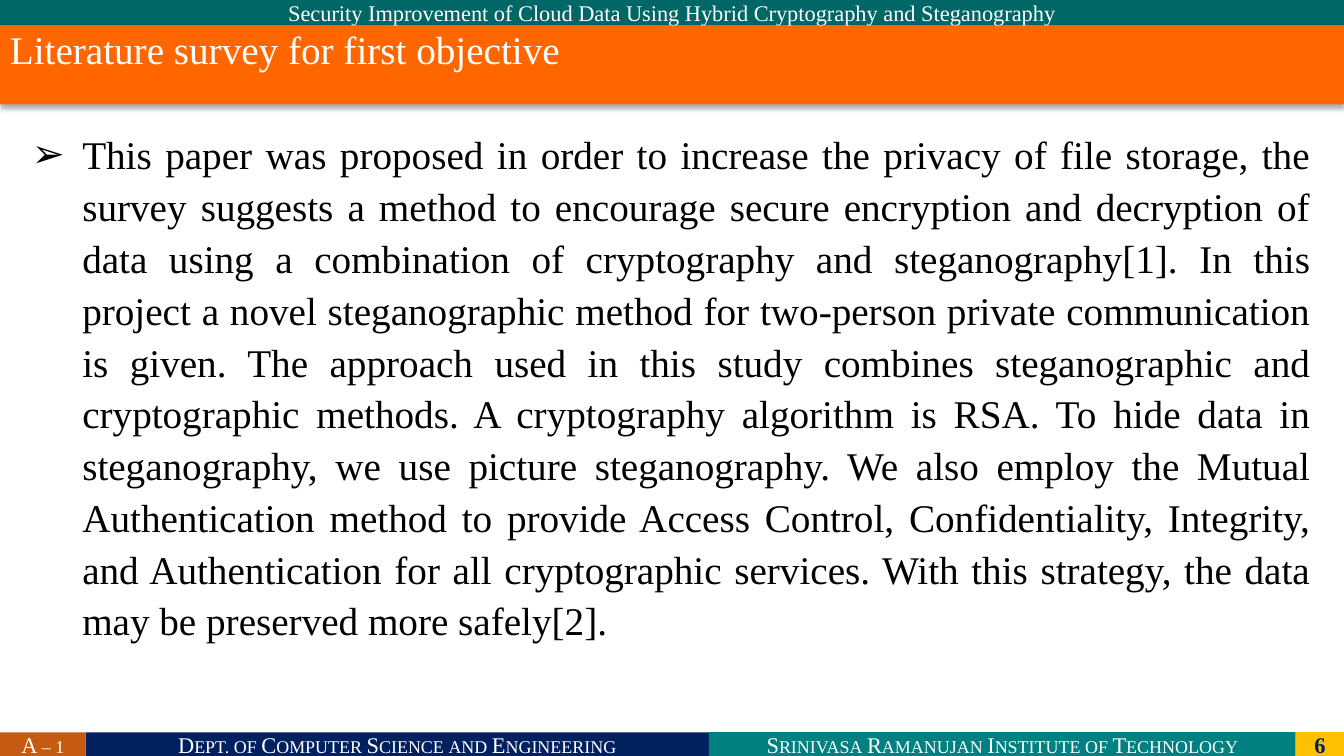
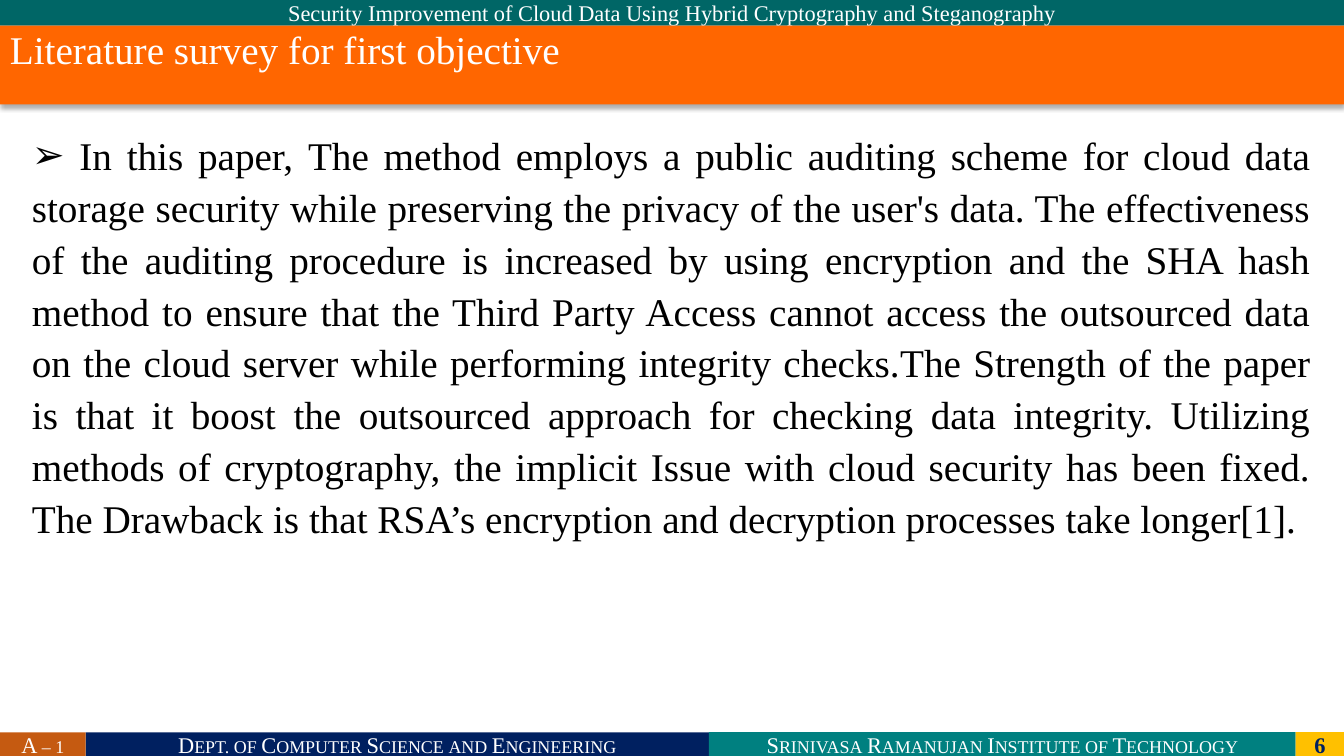
Before and after one commit to SRIT-CSE/SAFE-SHARING-ACESS-CONTROL-FOR-CLOUD-STORED-DATA, a slide deck: slide 6 of ajaykishore-506/Batch-A1.pptx. Drawn at 1344x756 pixels with LibreOffice and Linux fonts; fonts in the diff are those of the drawing; background and template pictures are left out. Boxes give left, top, right and bottom in pixels: in the first picture for what was removed or moved away, otherwise in the second. Text is boxed around its words. In the diff, an @@ line names an element or a change of style, - is before the commit and + after.

```diff
--- a/ajaykishore-506/Batch-A1.pptx
+++ b/ajaykishore-506/Batch-A1.pptx
@@ text at <box>32,142,1310,540</box>: text changed @@
-➢ This paper was proposed in order to increase the privacy of file storage, the survey suggests a method to encourage secure encryption and decryption of data using a combination of cryptography and steganography[1]. In this project a novel steganographic method for two-person private communication is given. The approach used in this study combines steganographic and cryptographic methods. A cryptography algorithm is RSA. To hide data in steganography, we use picture steganography. We also employ the Mutual Authentication method to provide Access Control, Confidentiality, Integrity, and Authentication for all cryptographic services. With this strategy, the data may be preserved more safely[2].
+➢ In this paper, The method employs a public auditing scheme for cloud data storage security while preserving the privacy of the user's data. The effectiveness of the auditing procedure is increased by using encryption and the SHA hash method to ensure that the Third Party Access cannot access the outsourced data on the cloud server while performing integrity checks.The Strength of the paper is that it boost the outsourced approach for checking data integrity. Utilizing methods of cryptography, the implicit Issue with cloud security has been fixed. The Drawback is that RSA’s encryption and decryption processes take longer[1].
```
Also in this commit, not shown: 8 other slides changed, 2 slides added.
